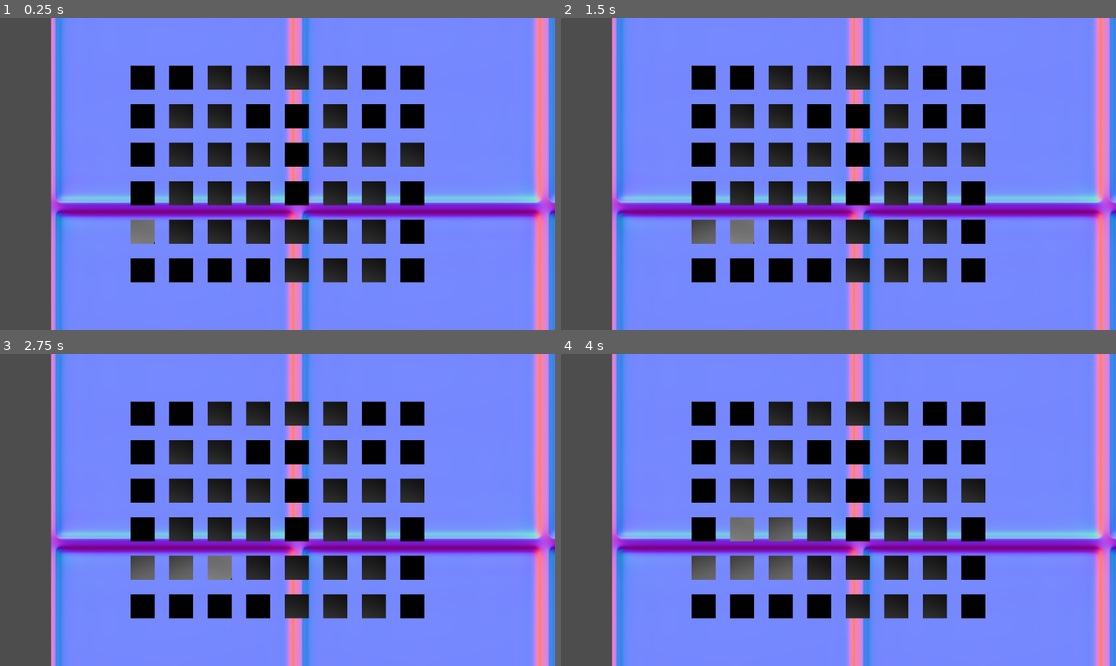
Above: before the commit, frames 1-4 (two rows, left to right).
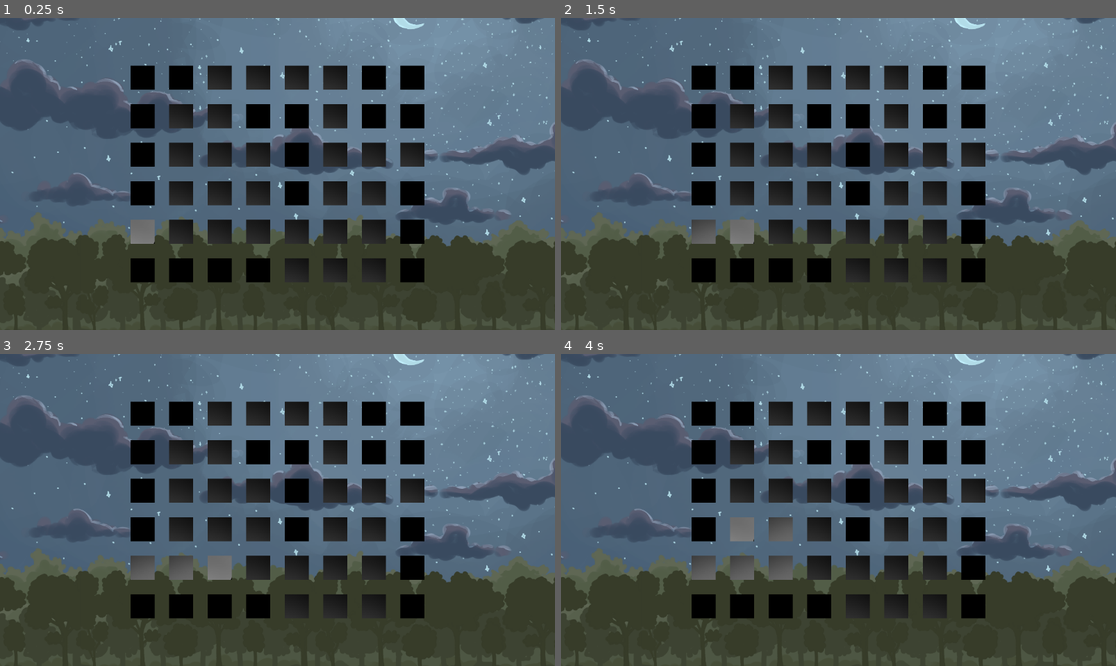
Above: after the commit, the same moments.

Repository: riotruija/EMMEMAA
Game: Godot game, scene res://scenes/pusle.tscn
Two runs of this game, one before a commit and one after it. Both use one fixed random seed, a clock stepped at 60 frames per second and the inputs below. This scene is started directly instead of the project's main scene.
Inputs:
- Up to frame 1 (0.25 s): no input
- Up to frame 2 (1.5 s): tap Enter at 0.5 s; hold Right (ui_right) 0.53-1.28 s; tap Space at 1.25 s; hold Down (ui_down) from 1.28 s (still down)
- Up to frame 3 (2.75 s): tap Enter at 2 s; release Down (ui_down) at 2.03 s; hold Right (ui_right) from 2.03 s (still down)
- Up to frame 4 (4 s): tap Space at 2.75 s; release Right (ui_right) at 2.78 s; hold Up (ui_up) 2.78-3.53 s; tap Enter at 3.5 s; hold Left (ui_left) from 3.53 s (still down)

The runs differ from the first frame. In frame 1, 82% of the frame differs, in the area x 0-100%, y 0-100%; in frame 2, 82%; in frame 3, 82%; in frame 4, 82%.

Commit message:
vahvad pildid

Diff:
--- a/scenes/pusle.tscn
+++ b/scenes/pusle.tscn
@@ -2,8 +2,8 @@
 
 [ext_resource type="Script" uid="uid://kqvj7mwvu4pt" path="res://scripts/grid.gd" id="1_mnxy6"]
 [ext_resource type="Texture2D" uid="uid://npxihc62ou4b" path="res://img/TileSforPusle/kenney_light-masks-1.0/Default/cone_e_noise.png" id="2_gt4qv"]
+[ext_resource type="Texture2D" uid="uid://cceebabkp11yi" path="res://img/taustad/metsa_background.png" id="2_gt68l"]
 [ext_resource type="Texture2D" uid="uid://doimr6jpcq0eu" path="res://img/TileSforPusle/kenney_light-masks-1.0/Default/fan_a.png" id="3_gt68l"]
-[ext_resource type="Texture2D" uid="uid://cd8xjq52ey2cg" path="res://img/Floor_Tiles_2048/Floor_Tiles_2048/FloorTileClean_normal.png" id="4_gt68l"]
 
 [sub_resource type="TileSetAtlasSource" id="TileSetAtlasSource_k8l4c"]
 texture = ExtResource("2_gt4qv")
@@ -224,8 +224,7 @@
 script = ExtResource("1_mnxy6")
 
 [node name="Background" type="Sprite2D" parent="Node2D" unique_id=820047421]
-position = Vector2(554, 69)
-texture = ExtResource("4_gt68l")
+texture = ExtResource("2_gt68l")
 
 [node name="TileMapLayer" type="TileMapLayer" parent="Node2D" unique_id=1364482069]
 tile_set = SubResource("TileSet_kq6i2")
Binary file added: img/collect_items/foil.png
Not shown, added: img/collect_items/foil.png.import
Binary file added: img/collect_items/gun.png
Not shown, added: img/collect_items/gun.png.import
Binary file added: img/taustad/metsa_background.png
Not shown, added: img/taustad/metsa_background.png.import
Binary file added: img/tegelane/bumass glorbert .png
Not shown, added: img/tegelane/bumass glorbert .png.import
Binary file added: img/tegelane/glorbert with gun and hat.png
Not shown, added: img/tegelane/glorbert with gun and hat.png.import
Binary file added: img/tegelane/glorbert with gun.png
Not shown, added: img/tegelane/glorbert with gun.png.import
(and 2 more such lines)
